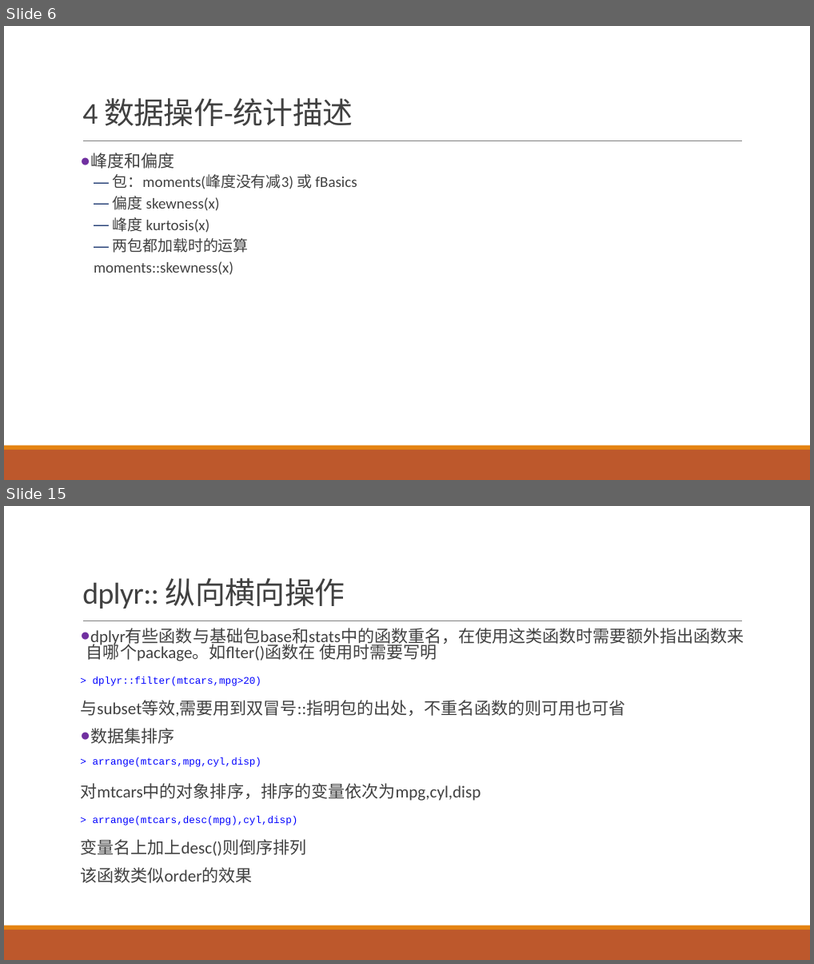
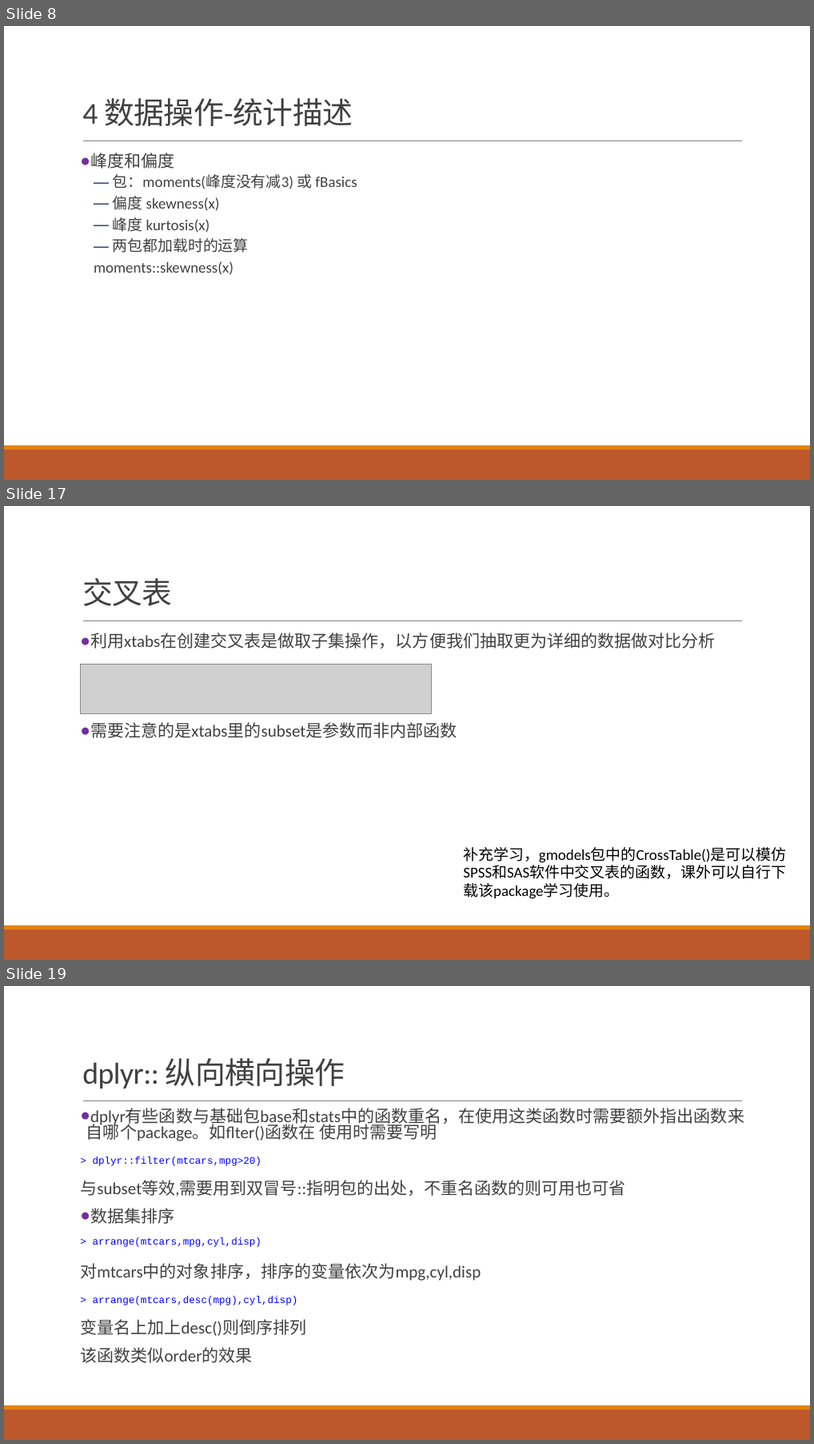
Before and after one commit to exoplanetX/DataAnalytics, a slide deck: 实验3-探索性分析.pptx. Shown one above the other, each under a label of ours: slides 6 and 15 before the commit, slides 8, 17 and 19 after it; the slides between them are not shown. The pictures are 814x964 and 814x1444 pixels, drawn with LibreOffice and Linux fonts; fonts in the diff are those of the drawing; grey boxes stand for pictures. Boxes give left, top, right and bottom in pixels: in the first picture for what was removed or moved away, otherwise in the second. Text is boxed around its words. In the diff, an @@ line names an element or a change of style, - is before the commit and + after.

```diff
--- a/实验3-探索性分析.pptx
+++ b/实验3-探索性分析.pptx
@@ slide 17 added at box(4, 506, 810, 960), background #FFFFFF; not listed: 3 template elements that a slide beside it also shows @@
@@ title added at box(82, 578, 172, 606), 36 pt, text #404040 @@
+交叉表
@@ text added at box(90, 632, 716, 738), 20 pt, text #404040 @@
+● 利用xtabs在创建交叉表是做取子集操作，以方便我们抽取更为详细的数据做对比分析
+● 需要注意的是xtabs里的subset是参数而非内部函数
@@ picture added at box(80, 664, 431, 713) @@
@@ text added at box(463, 847, 786, 899), 18 pt, text #000000 @@
+补充学习，gmodels包中的CrossTable()是可以模仿SPSS和SAS软件中交叉表的函数，课外可以自行下载该package学习使用。
@@ what was slide 6 is now slide 8 @@
@@ what was slide 15 is now slide 19 @@
```
Also in this commit, not shown: 8 slides changed, 4 other slides added, 1 slide removed, 1 other file.
